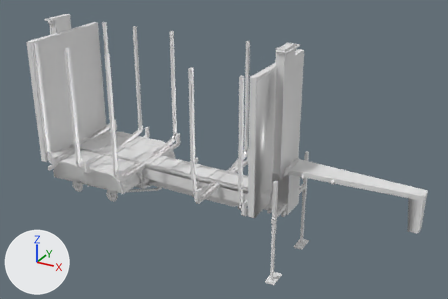
Before and after pictures for a commit that changed the FBX model log_trailer/meshes/trucks/tuning/medium.fbx.
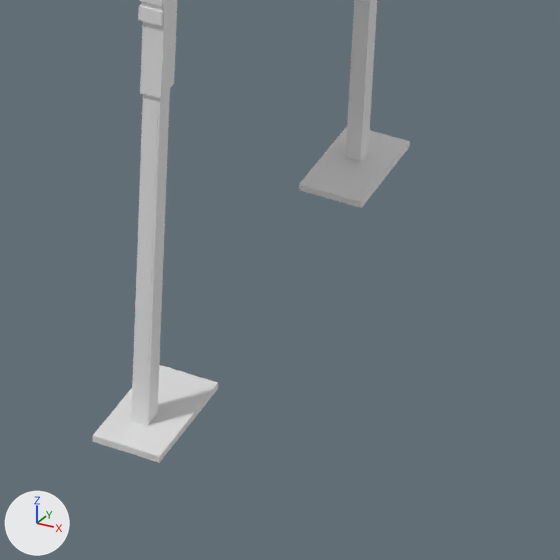
Each version is shown whole from a camera (50 mm lens) standing at (0.0764, -0.1309, 0.0839) and looking at (0.0029, 0.0028, 0.0171), then close up on the part from 56% to 74% of the width and 74% to 100% of the height. Arrows for +X, +Y and +Z are at lower left; the lights stay in place. Where no turn or scale is listed for an object, it has been applied to the vertices. Vertices at the same position are counted once.

The scene before the commit, as lines of its bpy script (objects in view):
```python
me_cube_016_cube_186 = bpy.data.meshes.new('Cube.016_Cube.186')
me_cube_016_cube_186.from_pydata(...)  # 56 vertices, 34 faces; spans x 0.0226..0.0252, y -0.0117..0.0117, z -0.0098..0.0039
me_cube_14394 = bpy.data.meshes.new('Cube.14394')
me_cube_14394.from_pydata(...)  # 20121 vertices, 15720 faces; spans x 0.0805..0.2016, y -0.022..0.008, z -0.0293..0.0287
me_cube_14394.materials.append(mat_short_mat)  # its picture is missing
me_cube_634 = bpy.data.meshes.new('Cube.634')
me_cube_634.from_pydata(...)  # 370 vertices, 300 faces; spans x -0.0488..0.0564, y -0.0152..0.0151, z 0.0028..0.0482
ob_cdt_body_005 = bpy.data.objects.new('cdt_Body.005', me_cube_634)
ob_cdt_body_005.location = (0.0, 0.0, 0.0)
ob_cdt_boneleg_004 = bpy.data.objects.new('cdt_BoneLeg.004', me_cube_016_cube_186)
ob_cdt_boneleg_004.location = (0.0, 0.0, 0.0)
ob_short = bpy.data.objects.new('short', me_cube_14394)
ob_short.location = (-0.1453, 0.00696, 0.01944)
```
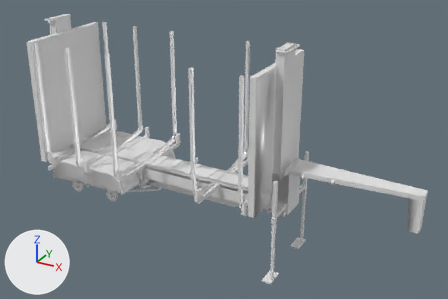
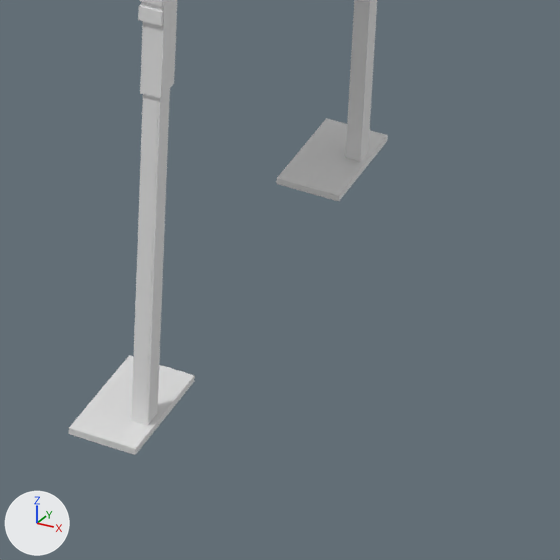
Commit message: Adjust legs

What the commit changed:
me_cube_016_cube_186 has 56 vertices, 34 faces and spans x 0.0226..0.0252, y -0.0117..0.0117, z -0.0098..0.0039.
me_cube_016_cube_186 is used by ob_cdt_boneleg_004; location (0.0, 0.0, 0.0).
me_cube_016_cube_186 part 3: the loose piece of 8 vertices spanning x 0.0226..0.0252, y 0.0067..0.0117, z -0.0098..-0.0095 is moved by (-0.0009, 0.0, 0.0).
me_cube_016_cube_186 part 4: the loose piece of 8 vertices spanning x 0.0226..0.0252, y -0.0117..-0.0067, z -0.0098..-0.0096 is moved by (-0.0009, 0.0, 0.0).
me_cube_14394 has 20121 vertices, 15720 faces and spans x 0.0805..0.2016, y -0.022..0.008, z -0.0293..0.0287.
me_cube_14394 is used by ob_short; location (-0.1453, 0.00696, 0.01944).
me_cube_14394 part 1: the loose piece of 8 vertices spanning x 0.1679..0.1705, y -0.0187..-0.0137, z -0.0293..-0.029 is moved by (-0.0009, 0.0, 0.0).
me_cube_14394 part 2: the loose piece of 8 vertices spanning x 0.1679..0.1705, y -0.0002..0.0047, z -0.0293..-0.029 is moved by (-0.0009, 0.0, 0.0).

Location of each change, (x1, y1, x2, y2) in pixels of the close-ups (560 x 560 px; the box of a moved part takes in the faces that stretch with it):
'cdt_BoneLeg.004', reshaped
    before: (93, 0, 410, 461)
    after: (69, 0, 387, 454)
'short', reshaped
    before: (93, 0, 410, 463)
    after: (69, 0, 388, 455)
part 1 of me_cube_14394, moved or reshaped
    before: (93, 384, 218, 463)
    after: (69, 376, 195, 455)
part 2 of me_cube_14394, moved or reshaped
    before: (300, 142, 410, 208)
    after: (277, 136, 388, 201)
part 3 of me_cube_016_cube_186, moved or reshaped
    before: (299, 126, 410, 207)
    after: (276, 118, 387, 201)
part 4 of me_cube_016_cube_186, moved or reshaped
    before: (93, 365, 218, 461)
    after: (69, 355, 194, 454)
